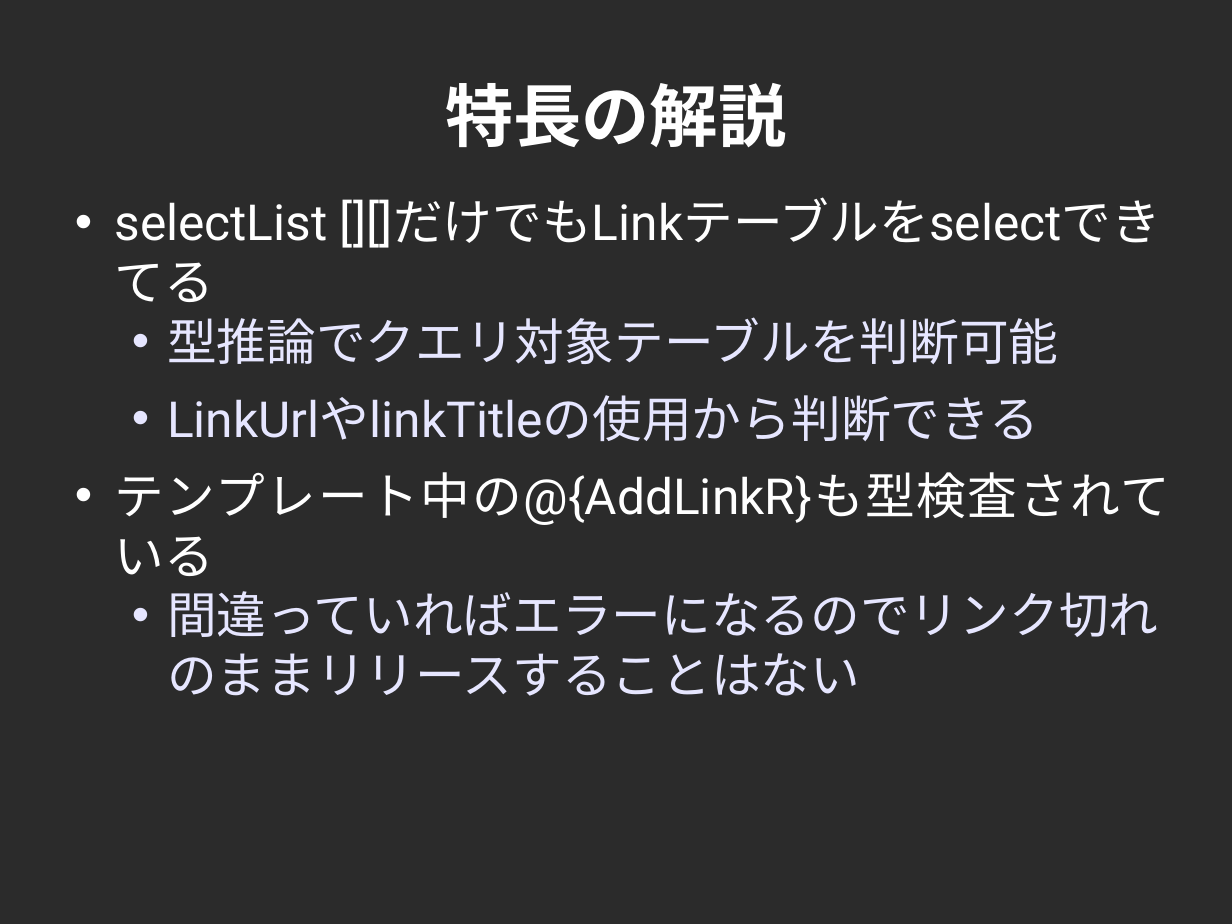
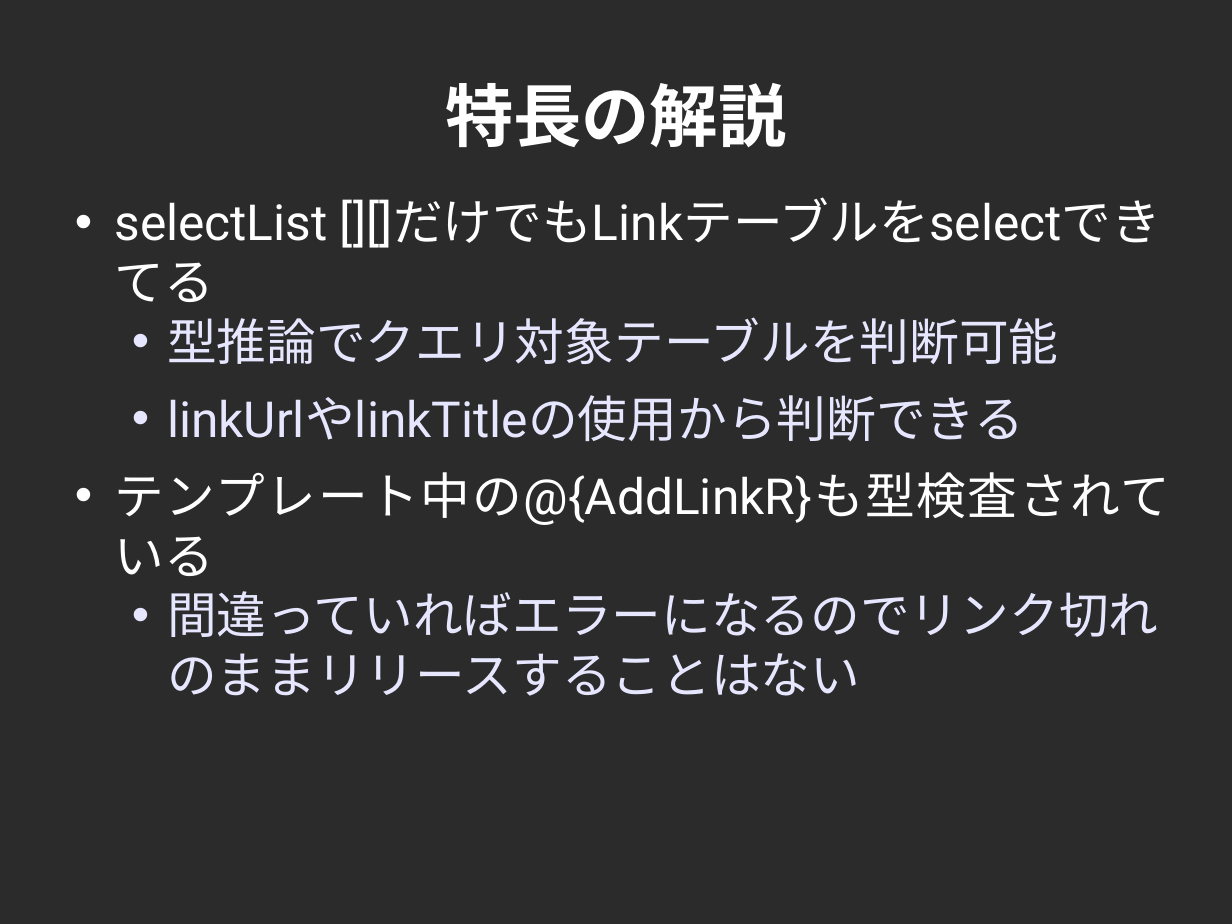
Before and after one commit to cutsea110/cross-slide, a slide deck: slide 34 of CROSS-Yesod.odp. Drawn at 1232x924 pixels with LibreOffice and Linux fonts; fonts in the diff are those of the drawing; background and template pictures are left out; a plain dark background stands for a picture behind light text. Boxes give left, top, right and bottom in pixels: in the first picture for what was removed or moved away, otherwise in the second. Text is boxed around its words. In the diff, an @@ line names an element or a change of style, - is before the commit and + after.

```diff
--- a/CROSS-Yesod.odp
+++ b/CROSS-Yesod.odp
@@ text at [167, 395, 1024, 441]: text changed @@
-  • LinkUrlやlinkTitleの使用から判断できる
+  • linkUrlやlinkTitleの使用から判断できる
```
Also in this commit, not shown: 1 other slide changed, 1 other file.
